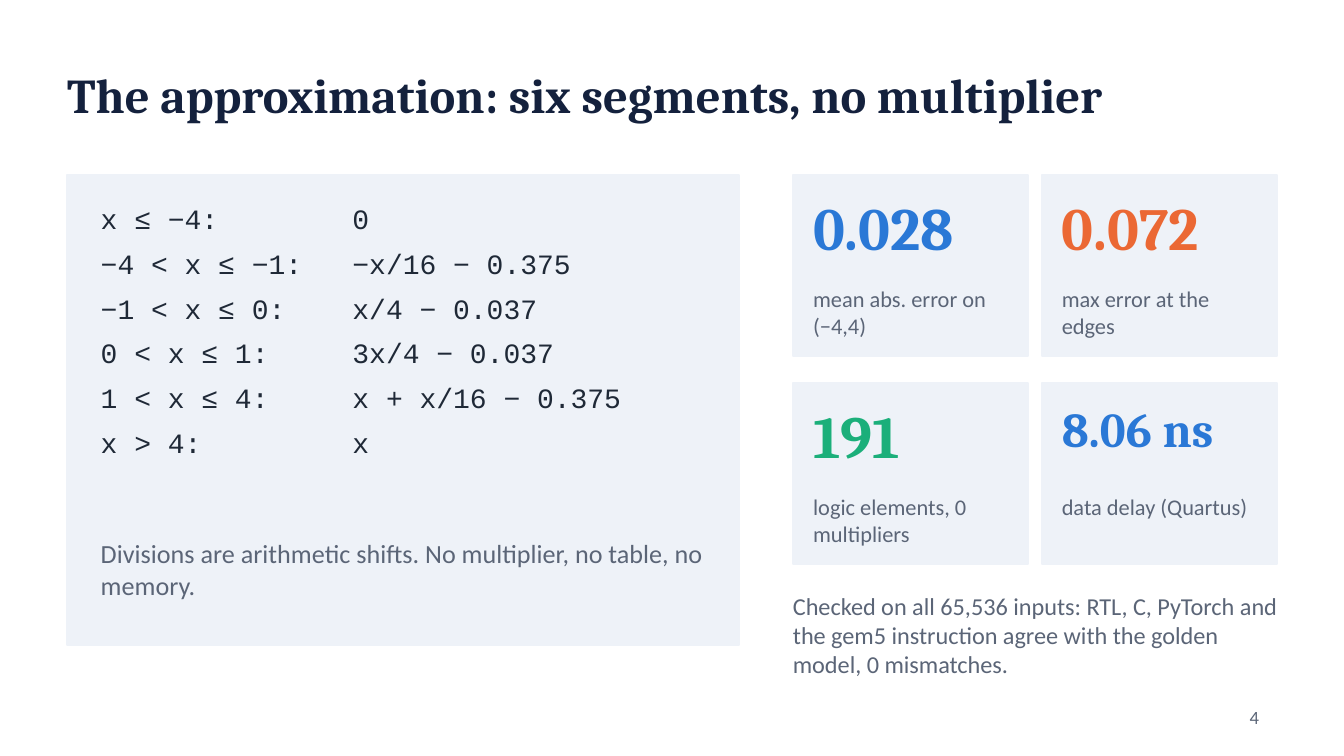
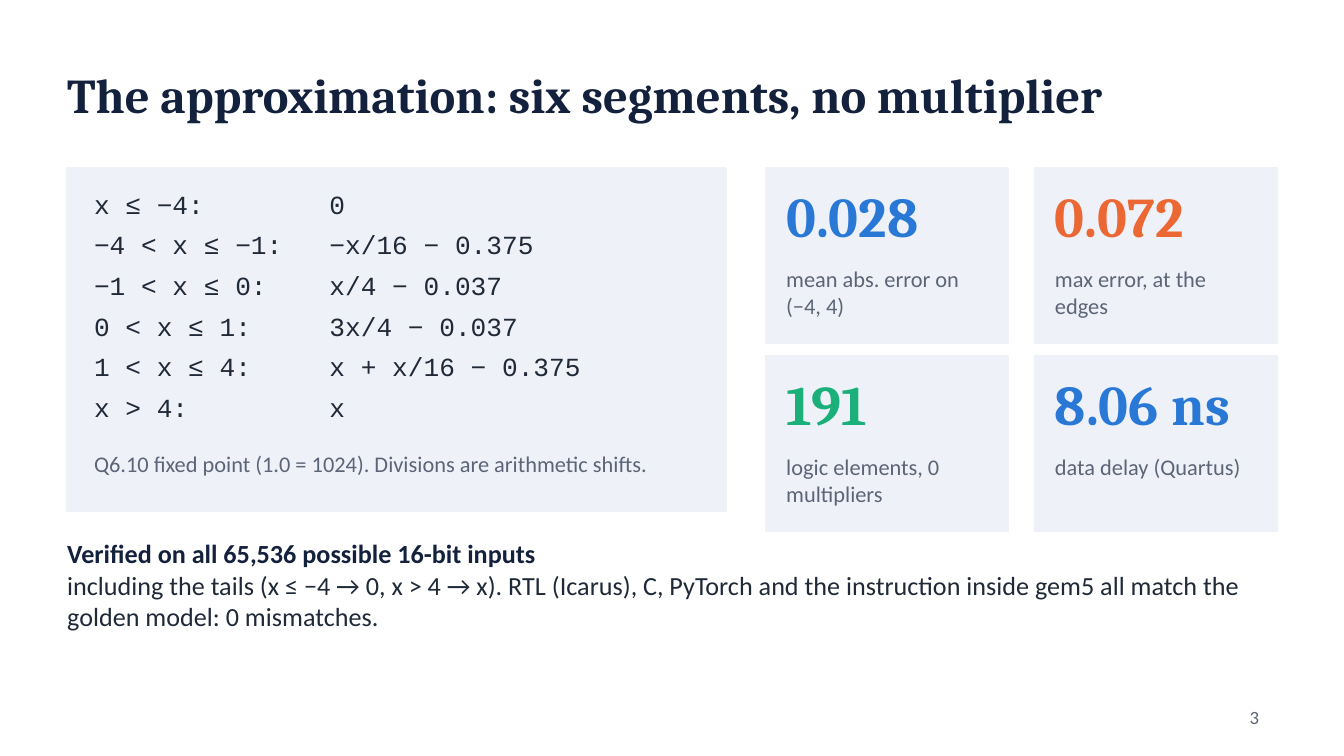
Before and after one commit to normie2099/SiLU-Architecture, a slide deck: slide 3 of results/slides/SiLU_class_presentation.pptx (slide 4 before the commit). Drawn at 1344x756 pixels with LibreOffice and Linux fonts; fonts in the diff are those of the drawing. Boxes give left, top, right and bottom in pixels: in the first picture for what was removed or moved away, otherwise in the second. Text is boxed around its words. In the diff, an @@ line names an element or a change of style, - is before the commit and + after.

```diff
--- a/results/slides/SiLU_class_presentation.pptx
+++ b/results/slides/SiLU_class_presentation.pptx
@@ rectangle: place and size @@
-rectangle at [67,175,739,645]
+rectangle at [67,168,726,511]
@@ rectangle: place and size @@
-rectangle at [793,175,1028,356]
+rectangle at [766,168,1008,343]
@@ rectangle: place and size @@
-rectangle at [1042,175,1277,356]
+rectangle at [1035,168,1277,343]
@@ text "x ≤ −4: 0": place and size @@
-text "x ≤ −4: 0" at [101,210,621,453]
+text "x ≤ −4: 0" at [94,196,580,417]
@@ text "x ≤ −4: 0" at [94,196,580,417]: size 15 to 14 pt; less space between paragraphs @@
@@ text "0.028": place and size @@
-text "0.028" at [813,209,954,251]
+text "0.028" at [786,199,918,238]
@@ text "0.072": place and size @@
-text "0.072" at [1062,209,1199,251]
+text "0.072" at [1055,199,1184,238]
@@ text at [786,271,959,317]: spaces changed @@
-mean abs. error on (−4,4)
+mean abs. error on (−4, 4)
@@ text at [1055,271,1206,318]: text changed @@
-max error at the edges
+max error, at the edges
@@ rectangle: place and size @@
-rectangle at [793,383,1028,564]
+rectangle at [766,356,1008,531]
@@ rectangle: place and size @@
-rectangle at [1042,383,1277,564]
+rectangle at [1035,356,1277,531]
@@ size 32 to 30 pt in 3 elements at [1055,199,1184,238], [786,199,918,238], [786,387,867,426] @@
@@ text "191": place and size @@
-text "191" at [813,417,900,459]
+text "191" at [786,387,867,426]
@@ text "8.06 ns": place and size @@
-text "8.06 ns" at [1062,414,1214,448]
+text "8.06 ns" at [1055,387,1230,426]
@@ text "8.06 ns" at [1055,387,1230,426]: size 26 to 30 pt @@
@@ text at [94,456,647,476]: text changed; size 14 to 12 pt @@
-Divisions are arithmetic shifts. No multiplier, no table, no memory.
+Q6.10 fixed point (1.0 = 1024). Divisions are arithmetic shifts.
@@ text "logic elements, 0 multipliers": place and size @@
-text "logic elements, 0 multipliers" at [813,499,966,546]
+text "logic elements, 0 multipliers" at [786,459,939,506]
@@ text "data delay (Quartus)": place and size @@
-text "data delay (Quartus)" at [1062,499,1247,519]
+text "data delay (Quartus)" at [1055,459,1241,479]
@@ text at [67,544,1238,631]: text changed; size 13 to 14 pt; text colour #5B6577 to #1F2937 @@
-Checked on all 65,536 inputs: RTL, C, PyTorch and the gem5 instruction agree with the golden model, 0 mismatches.
+Verified on all 65,536 possible 16-bit inputs
+including the tails (x ≤ −4 → 0, x > 4 → x). RTL (Icarus), C, PyTorch and the instruction inside gem5 all match the golden model: 0 mismatches.
@@ page number at [1250,712,1259,724]: text changed @@
-4
+3
```
Also in this commit, not shown: 5 other slides changed, 13 slides added, 7 slides removed, 1 other file.
